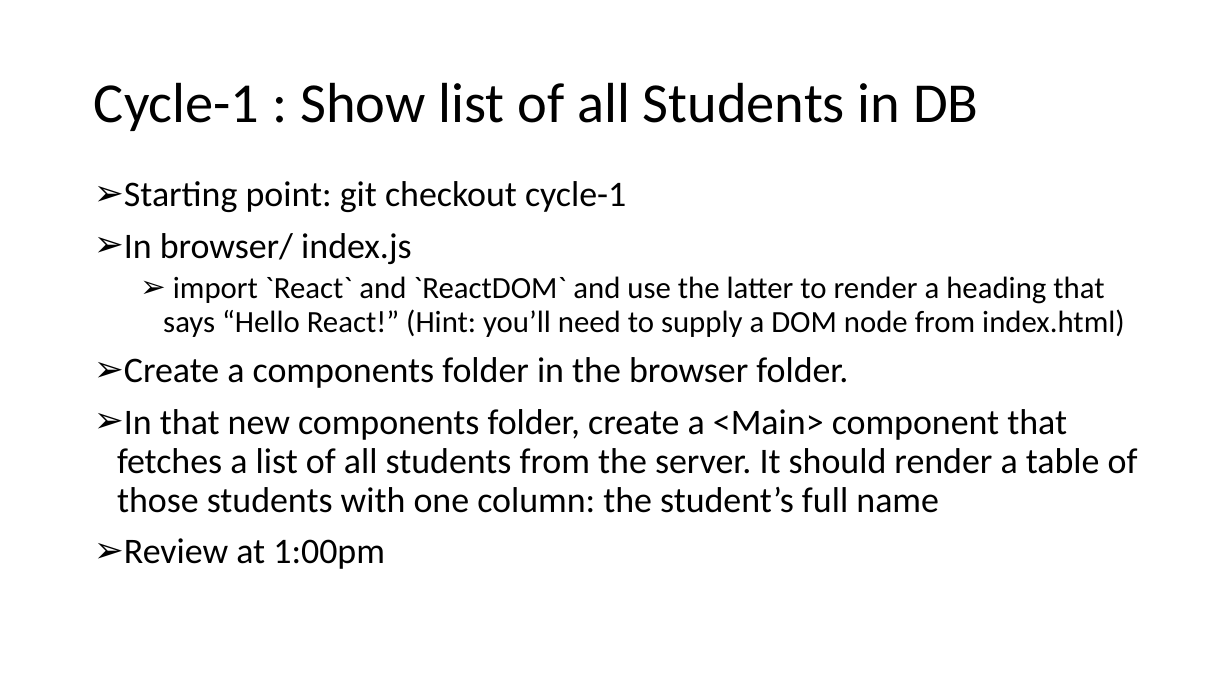
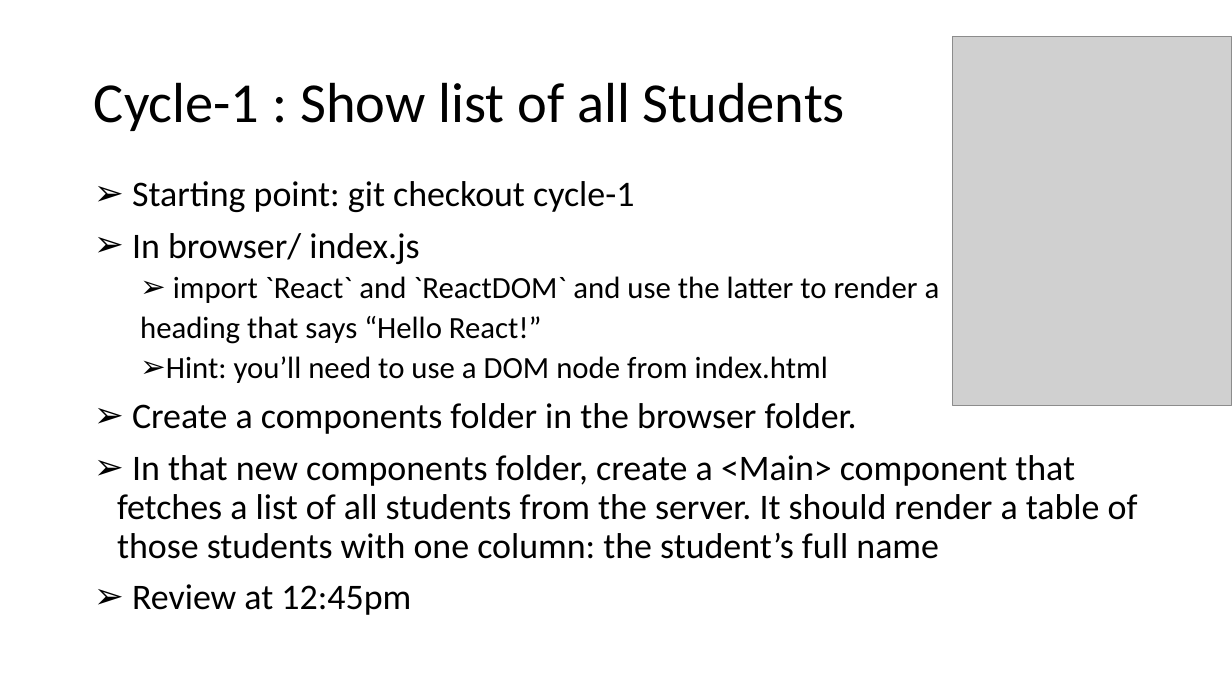
Before and after one commit to FullstackAcademy/Study-Saturday-React, a slide deck: slide 3 of Study-Saturday-w3.pptx. Drawn at 1232x693 pixels with LibreOffice and Linux fonts; fonts in the diff are those of the drawing; grey boxes stand for pictures. Boxes give left, top, right and bottom in pixels: in the first picture for what was removed or moved away, otherwise in the second. Text is boxed around its words. In the diff, an @@ line names an element or a change of style, - is before the commit and + after.

```diff
--- a/Study-Saturday-w3.pptx
+++ b/Study-Saturday-w3.pptx
@@ picture added at [953,37,1232,406] @@
@@ title at [94,82,845,131]: text changed @@
-Cycle-1 : Show list of all Students in DB
+Cycle-1 : Show list of all Students
@@ text at [140,276,940,383]: text changed @@
-  ➢ import `React` and `ReactDOM` and use the latter to render a heading that says “Hello React!” (Hint: you’ll need to supply a DOM node from index.html)
+  ➢ import `React` and `ReactDOM` and use the latter to render a
+  heading that says “Hello React!”
+  ➢ Hint: you’ll need to use a DOM node from index.html
@@ text at [132,584,411,615]: text changed @@
-➢ Review at 1:00pm
+➢ Review at 12:45pm
```
Also in this commit, not shown: 1 other slide changed, 1 other file.
